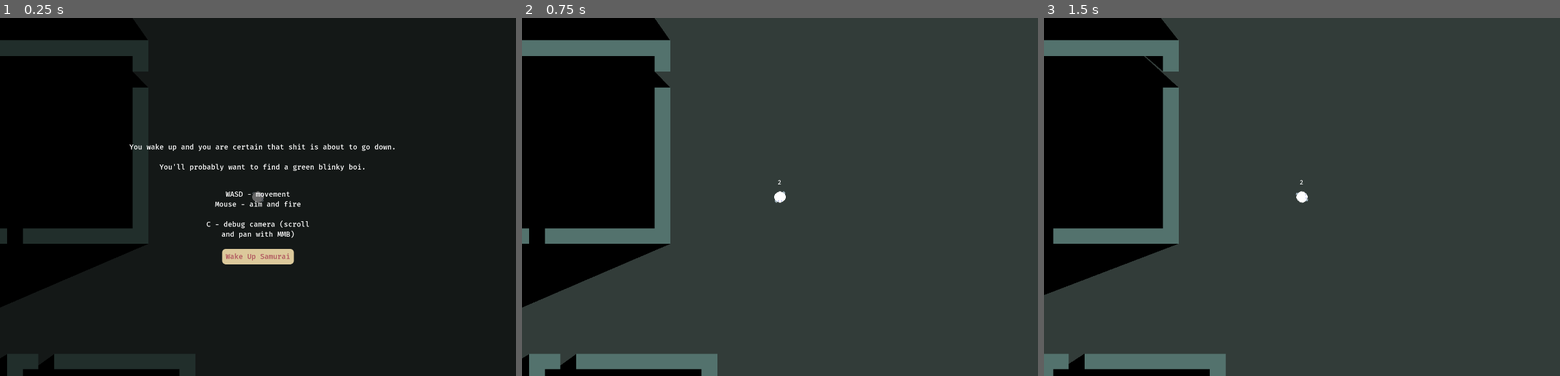
Above: before the commit, frames 1-3 (left to right).
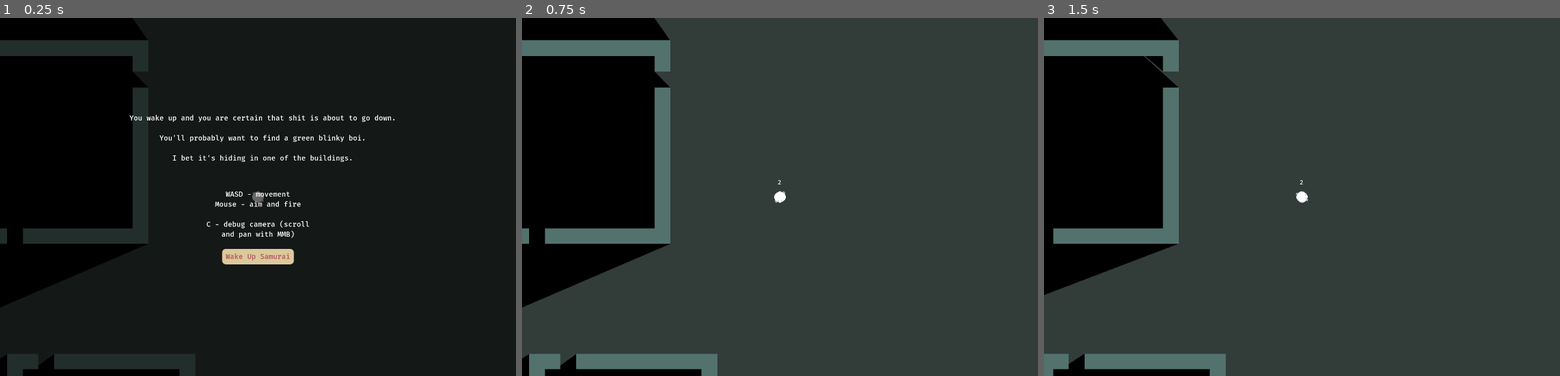
Above: after the commit, the same moments.

Repository: NomadicDaggy/procgen1
Game: Godot game, scene res://scenes/world.tscn
Same seed, same stepped clock (60 frames per second), same inputs: the game is played once before the commit and once after it.
Inputs (mouse positions are in pixels of both pictures, inside the frame that each line leads up to):
- Up to frame 1 (0.25 s): no input
- Up to frame 2 (0.75 s): click "Wake Up Samurai" at 0.5 s
- Up to frame 3 (1.5 s): tap Enter at 1.25 s; move the mouse to (1415, 179) at 1.27 s; press the mouse at (1415, 179) at 1.28 s; hold D (move_right) from 1.28 s (still down)

The runs differ from the first frame. In frame 1, 1.3% of the frame differs, in the area x 25-77%, y 27-43%; in frame 2, nothing differs; in frame 3, nothing differs.

Commit message:
add background music

Diff:
--- /dev/null
+++ b/default_bus_layout.tres
@@ -0,0 +1,15 @@
+[gd_resource type="AudioBusLayout" format=3 uid="uid://dnp7qtfcpls2a"]
+
+[resource]
+bus/1/name = &"Music"
+bus/1/solo = false
+bus/1/mute = false
+bus/1/bypass_fx = false
+bus/1/volume_db = 0.267241
+bus/1/send = &"Master"
+bus/2/name = &"SFX"
+bus/2/solo = false
+bus/2/mute = false
+bus/2/bypass_fx = false
+bus/2/volume_db = 0.0
+bus/2/send = &"Master"
--- a/project.godot
+++ b/project.godot
@@ -19,6 +19,7 @@
 
 G="*res://scripts/global_vars.gd"
 UI="*res://scenes/ui.tscn"
+Music="*res://scenes/music.tscn"
 
 [debug]
 
--- /dev/null
+++ b/scenes/music.tscn
@@ -0,0 +1,8 @@
+[gd_scene load_steps=2 format=3 uid="uid://bhiv7723r6ems"]
+
+[ext_resource type="AudioStream" uid="uid://7j1ogr0gs7xe" path="res://assets/music/shadows_in_the_mist.mp3" id="1_iq3xk"]
+
+[node name="Music" type="AudioStreamPlayer2D"]
+stream = ExtResource("1_iq3xk")
+autoplay = true
+bus = &"Music"
--- a/scenes/ui.tscn
+++ b/scenes/ui.tscn
@@ -96,15 +96,17 @@
 anchor_right = 0.5
 anchor_bottom = 0.5
 offset_left = -381.0
-offset_top = -152.0
+offset_top = -233.0
 offset_right = 408.0
-offset_bottom = -50.0
+offset_bottom = -32.0
 grow_horizontal = 2
 grow_vertical = 2
 theme = ExtResource("3_pk1qp")
 text = "You wake up and you are certain that shit is about to go down.
 
-You'll probably want to find a green blinky boi."
+You'll probably want to find a green blinky boi.
+
+I bet it's hiding in one of the buildings."
 horizontal_alignment = 1
 autowrap_mode = 3
 
Not shown, added: assets/music/echoes_in_the_shadows.mp3.import
Not shown, added: assets/music/haunted_dreams.mp3.import
Not shown, added: assets/music/shadows_in_the_mist.mp3.import
Not shown, added: assets/music/echoes_in_the_shadows.mp3
Not shown, added: assets/music/haunted_dreams.mp3
Not shown, added: assets/music/shadows_in_the_mist.mp3
